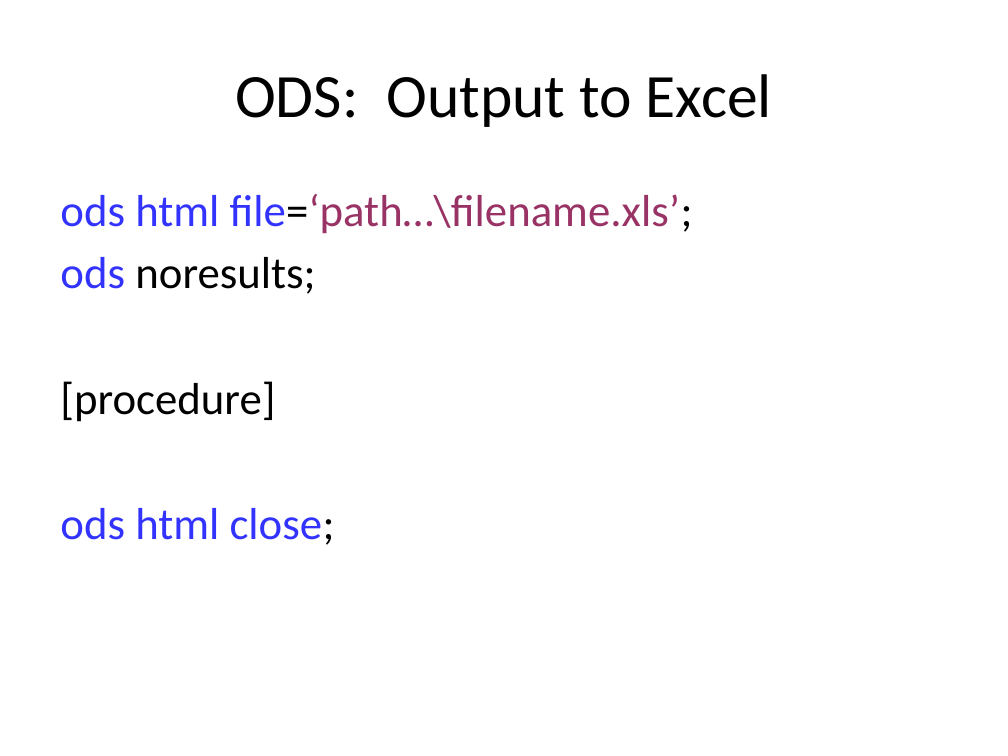
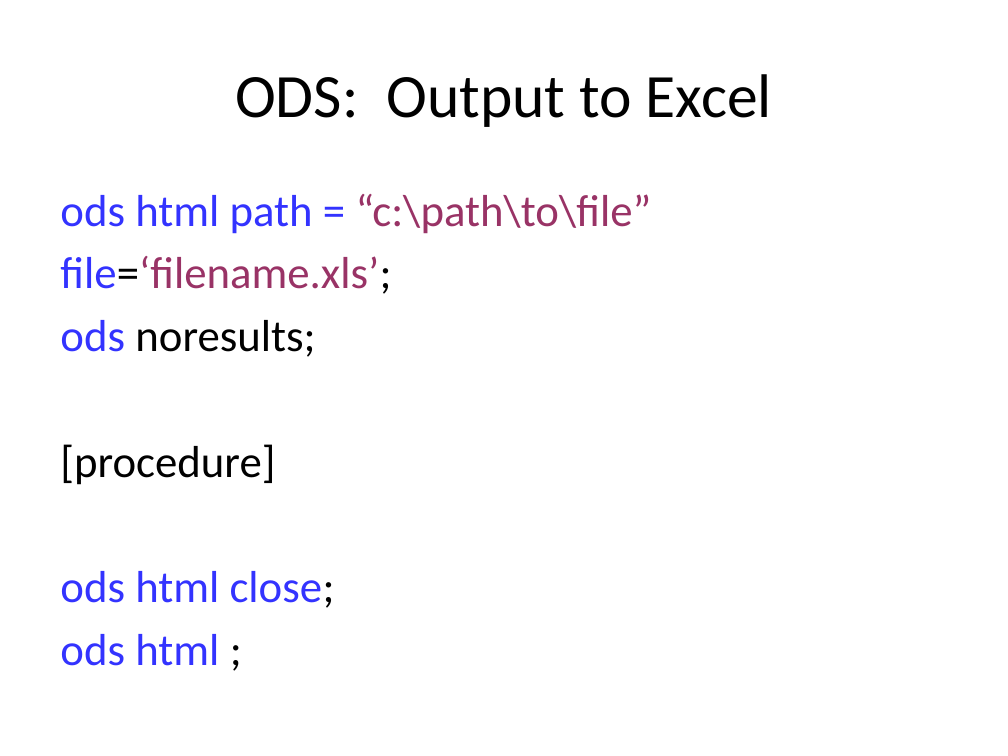
Before and after one commit to CUNYSPHCode/IntroSAS, a slide deck: slide 24 of Session4/session4_MRamos.pptx (slide 23 before the commit). Drawn at 1008x756 pixels with LibreOffice and Linux fonts; fonts in the diff are those of the drawing. Boxes give left, top, right and bottom in pixels: in the first picture for what was removed or moved away, otherwise in the second. Text is boxed around its words. In the diff, an @@ line names an element or a change of style, - is before the commit and + after.

```diff
--- a/Session4/session4_MRamos.pptx
+++ b/Session4/session4_MRamos.pptx
@@ text at bbox=[60, 194, 652, 294]: text changed @@
-ods html file=‘path…\filename.xls’;
+ods html path = “c:\path\to\file”
+file=‘filename.xls’;
@@ text at bbox=[60, 634, 219, 666]: paragraph added @@
+ods html ;
```
Also in this commit, not shown: 1 other slide changed, 5 other files.
